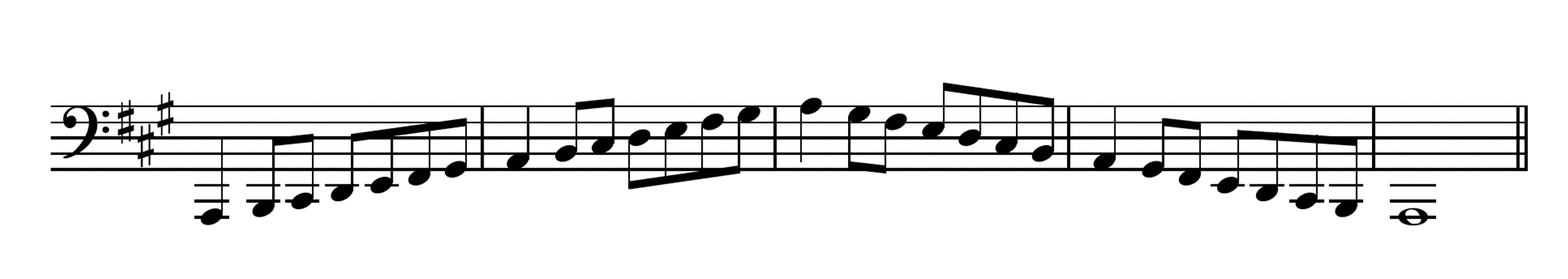
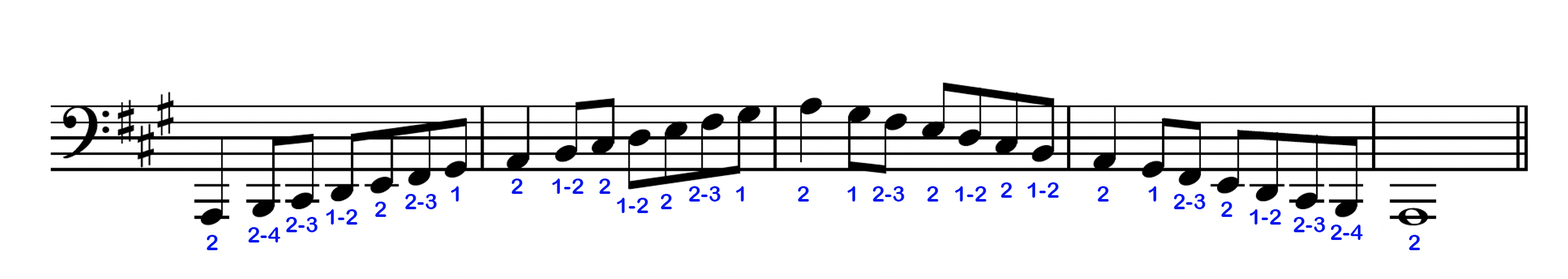
Layers edited between the first and the second 1568 × 279 image:
showed "1-2" (1st of 6) over [616, 197, 649, 214]
showed "1-2" (2nd of 6) over [955, 186, 987, 202]
showed "1-2" (3rd of 6) over [1027, 182, 1059, 198]
showed "1-2" (4th of 6) over [552, 178, 584, 195]
showed "1-2" (5th of 6) over [1249, 209, 1282, 225]
showed "1-2" (6th of 6) over [326, 209, 358, 225]
showed "2-3" (1st of 6) over [872, 186, 905, 202]
showed "2-3" (2nd of 6) over [688, 186, 721, 202]
showed "2-3" (3rd of 6) over [1173, 194, 1206, 210]
showed "2-3" (4th of 6) over [404, 194, 437, 210]
showed "2-3" (5th of 6) over [1293, 217, 1326, 233]
showed "2-3" (6th of 6) over [285, 217, 318, 233]
showed "2-4" (1st of 2) over [1330, 224, 1364, 241]
showed "2-4" (2nd of 2) over [247, 227, 281, 243]
showed "2" (1st of 11) over [1000, 182, 1013, 198]
showed "2" (2nd of 11) over [598, 178, 611, 195]
showed "2" (3rd of 11) over [926, 186, 939, 202]
showed "2" (4th of 11) over [660, 194, 672, 210]
showed "2" (5th of 11) over [1097, 186, 1109, 202]
showed "2" (6th of 11) over [511, 178, 523, 195]
showed "2" (7th of 11) over [797, 186, 809, 202]
showed "2" (8th of 11) over [1220, 201, 1233, 218]
showed "2" (9th of 11) over [374, 201, 387, 218]
showed "2" (10th of 11) over [1408, 235, 1421, 251]
…and 5 more changes (5 visibility)
